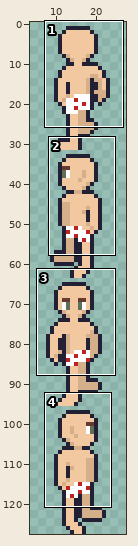
Two states of a pixel-art file, ASSETS/ART/SPRITESHEETS/PLAYER_MASTER.aseprite. The first picture is a wide view before the edit; the outline marks the close-up.
Close-up. Before the edit:
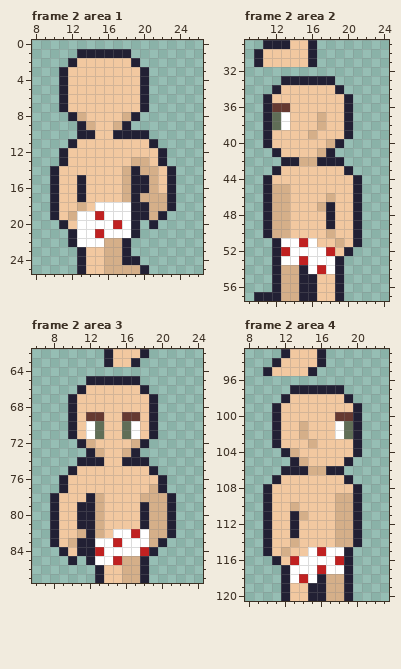
32x128 pixels, 4 frames. Shown: frame 2 area 1: x 8..26, y 0..25; frame 2 area 2: x 9..24, y 29..57; frame 2 area 3: x 6..24, y 62..87; frame 2 area 4: x 8..23, y 93..120. The wide view leaves out empty margins.
Once edited:
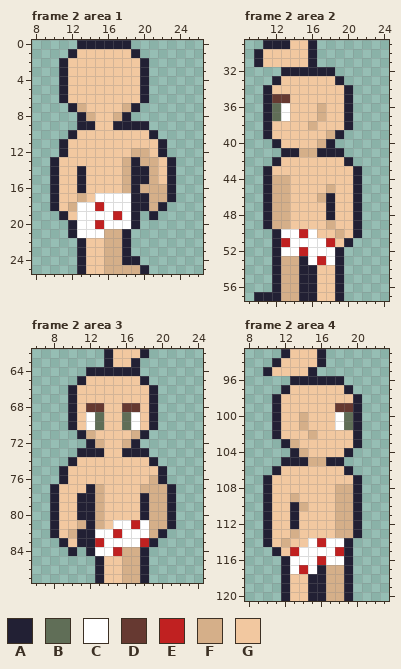
Palette (. is transparent): A #222034  B #606e57  C #ffffff  D #663931  E #c02121  F #d5af89  G #f2c8a0
Diff:
Frame 2 area 1, layer "NOTHING REF v0":
y 0: x 13..18 ...... -> AAAAAA
y 1: x 12..19 .AAAAAA. -> AGGGGGGA
y 2: x 11..12 .A -> AG; x 19..20 A. -> GA
y 7: x 11..13 AGG -> .AF; x 18..20 GGA -> FA.
y 8: x 12..14 AFG -> .AF; x 17..19 GFA -> FA.
y 9: x 14 F -> A; x 17 F -> A; x 19..20 .. -> AA
y 10: x 12..14 .AA -> AGG; x 17..21 AAAA. -> GGGGA
y 11: x 11..12 .A -> AG; x 21..22 A. -> GA
y 12: x 19..20 GG -> FF
y 13: x 10..11 .A -> AG; x 18..19 GF -> FA; x 21..23 GA. -> FGA
y 14: x 13 G -> A; x 20 F -> A
y 16: x 20 A -> F; x 22 G -> F
y 17: x 13 A -> F; x 15..18 GGGF -> CCCC; x 20 F -> A
y 18: x 12..15 GFGC -> FCCE; x 22..23 FA -> A.
y 19: x 10..12 AGF -> .AG; x 15 E -> C; x 17 C -> E; x 20..22 AFA -> .A.
y 20: x 11..12 AG -> .A; x 15 C -> E; x 17 E -> C; x 21 A -> .
y 21: x 15..19 ECCCA -> CFFA.
y 22: x 12..15 ACCC -> .AGG
Frame 2 area 2, layer "NOTHING REF v0":
y 32: x 13..18 ...... -> AAAAAA
y 33: x 12..19 .AAAAAA. -> AGGGGGGA
y 34: x 11..12 .A -> AG; x 19..20 A. -> GA
y 35: x 12..13 GG -> DD
y 36: x 12..13 DD -> BC; x 17 G -> F
y 38: x 12..13 BC -> GG; x 16..17 GF -> FG
y 39: x 16 F -> G; x 18..20 GGA -> FA.
y 40: x 11..12 AG -> .A; x 17..19 GFA -> FA.
y 41: x 12..17 AGGGGF -> .AAFFA; x 19 . -> A
y 42: x 12..20 .AAFFAAA. -> AGGGGGGGA
y 43: x 11..12 .A -> AG; x 20..21 A. -> GA
y 44: x 12..13 GG -> FF
y 45: x 18 G -> F
y 46: x 17..18 GF -> FA
y 47: x 17 F -> G
y 49: x 18 A -> F
y 50: x 11..16 AFFGGG -> .ACCEC; x 18..19 FG -> GF
y 51: x 13 C -> E; x 15 E -> C; x 17..21 GGFGA -> CEGA.
y 52: x 13 E -> C; x 15 C -> E; x 18..20 EGA -> CA.
y 53: x 13..15 CCE -> FFA; x 17 C -> E
y 54: x 16..18 CEC -> AGG
Frame 2 area 3, layer "NOTHING REF v0":
y 64: x 12..17 ...... -> AAAAAA
y 65: x 11..18 .AAAAAA. -> AGGGGGGA
y 66: x 10..11 .A -> AG; x 18..19 A. -> GA
y 68: x 12..13 GG -> DD; x 16..17 GG -> DD
y 69: x 12..13 DD -> CB; x 16..17 DD -> BC
y 71: x 10..13 AGCB -> .AFG; x 16..19 BCGA -> GFA.
y 72: x 11..13 AFG -> .AF; x 16..18 GFA -> FA.
y 73: x 11 . -> A; x 13 F -> A; x 16 F -> A; x 18 . -> A
y 74: x 10..13 .AAA -> AGGG; x 16..19 AAA. -> GGGA
y 75: x 9..10 .A -> AG; x 19..20 A. -> GA
y 76: x 19 G -> F
y 77: x 8..9 .A -> AG; x 12..13 GG -> AF; x 18 G -> F; x 20..21 A. -> FA
y 78: x 11 G -> A; x 18 F -> A
y 81: x 11 A -> F; x 15..18 GGGA -> CCEC
y 82: x 10..11 GF -> FA; x 13..15 FGC -> CCE; x 17 E -> C; x 20..21 FA -> A.
y 83: x 8..10 AGF -> .AG; x 13 C -> E; x 15 E -> C; x 18..20 CFA -> EA.
y 84: x 9..11 AGA -> .A.; x 13 E -> C; x 15..19 CCCEA -> EFFA.
y 85: x 10 A -> .; x 12..15 ACCE -> .AGG
Frame 2 area 4, layer "NOTHING REF v0":
y 96: x 13..18 ...... -> AAAAAA
y 97: x 12..19 .AAAAAA. -> AGGGGGGA
y 98: x 11..12 .A -> AG; x 19..20 A. -> GA
y 99: x 18..19 GG -> DD
y 100: x 14 G -> F; x 18..19 DD -> CB
y 102: x 14..15 FG -> GF; x 18..19 CB -> GG
y 103: x 11..13 AGG -> .AF; x 15 F -> G
y 104: x 12..14 AFG -> .AF; x 19..20 GA -> A.
y 105: x 12 . -> A; x 14..19 FGGGGA -> AFFAA.
y 106: x 11..19 .AAAFFAA. -> AGGGGGGGA
y 107: x 10..11 .A -> AG; x 19..20 A. -> GA
y 108: x 18..19 GG -> FF
y 109: x 13 G -> F
y 110: x 13..14 FG -> AF
y 111: x 14 F -> G
y 113: x 13 A -> F
y 114: x 12..13 GF -> FG; x 15..20 GGGFFA -> CECCA.
y 115: x 10..14 AGFGG -> .AGEC; x 16 E -> C; x 18 C -> E
y 116: x 11..13 AGE -> .AC; x 16 C -> E; x 18 E -> C
y 117: x 14 C -> E; x 16..18 ECC -> AFF
y 118: x 13..15 CEC -> GGA
